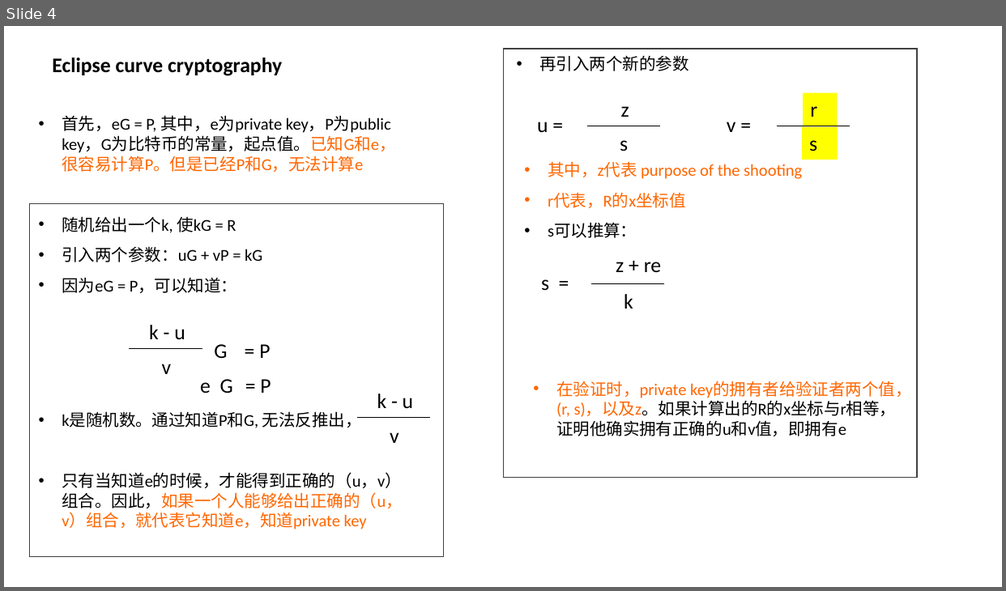
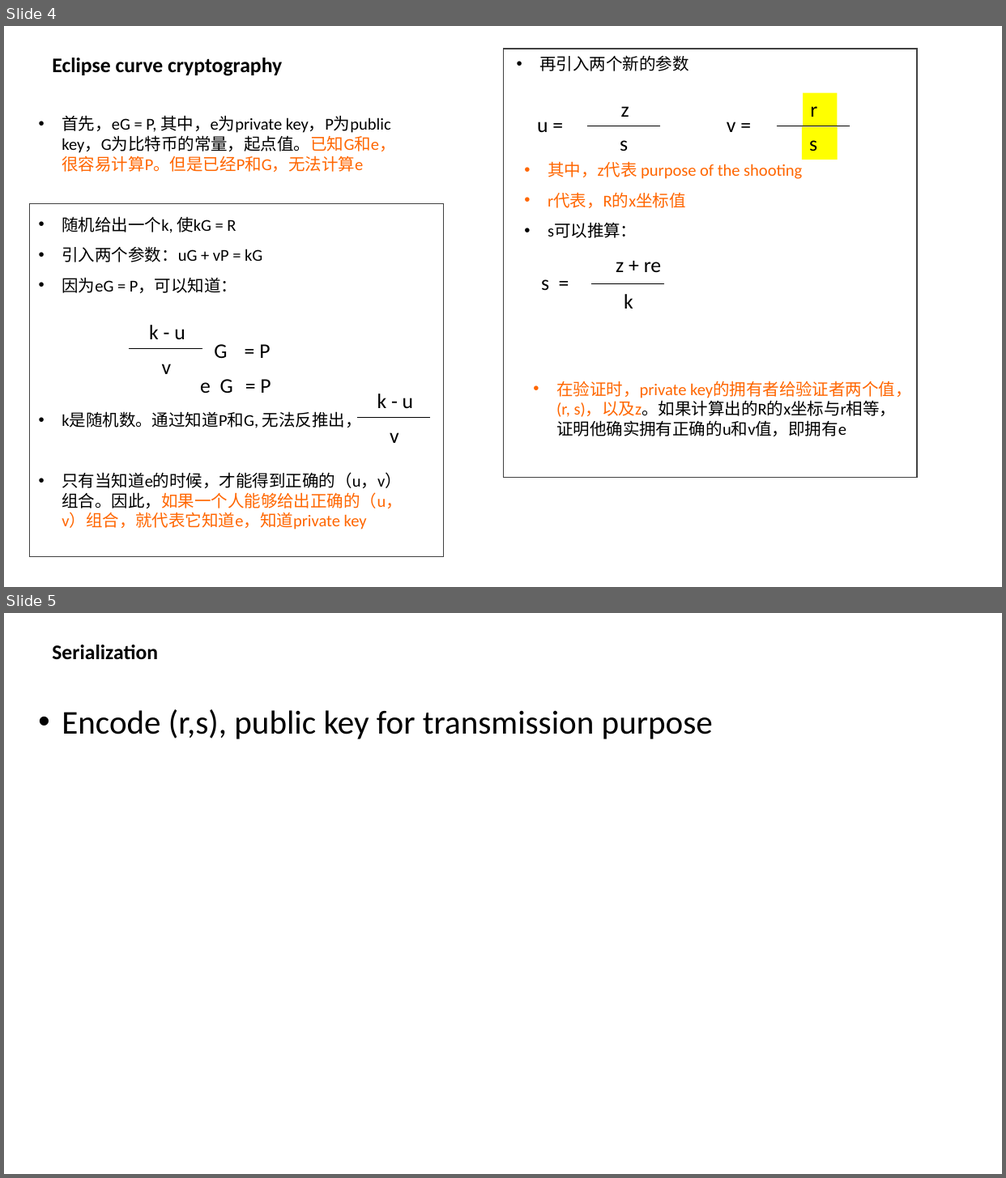
Before and after one commit to yuzhangd/programming_bitcoin, a slide deck: programming bitcoin.pptx. Shown one above the other, each under a label of ours: slide 4 before the commit, slides 4 and 5 after it. The pictures are 1006x591 and 1006x1178 pixels, drawn with LibreOffice and Linux fonts; fonts in the diff are those of the drawing. Boxes give left, top, right and bottom in pixels: in the first picture for what was removed or moved away, otherwise in the second. Text is boxed around its words. In the diff, an @@ line names an element or a change of style, - is before the commit and + after.

Commit message:
update slides

```diff
--- a/programming bitcoin.pptx
+++ b/programming bitcoin.pptx
@@ slide 5 added at [4,613,1002,1174], background #FFFFFF @@
@@ text added at [52,645,158,660], 20 pt, text #000000, bold @@
+Serialization
@@ text added at [62,709,713,739], 32 pt, text #000000 @@
+• Encode (r,s), public key for transmission purpose
```
Also in this commit, not shown: 1 slide removed, 2 other files.
